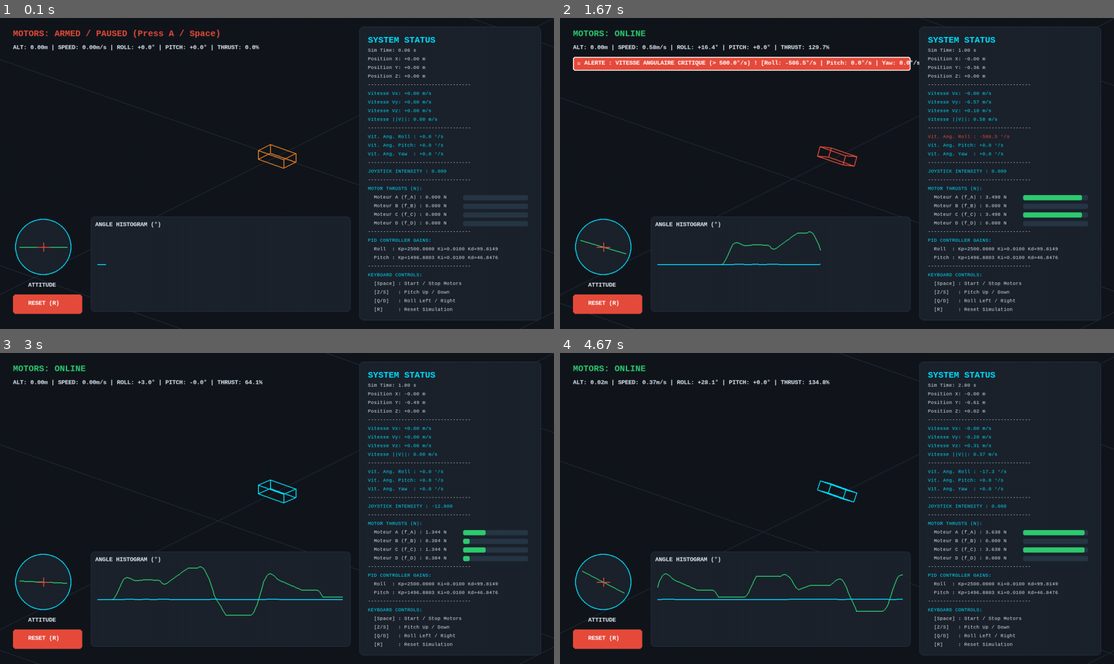
Above: before the commit, frames 1-4 (two rows, left to right).
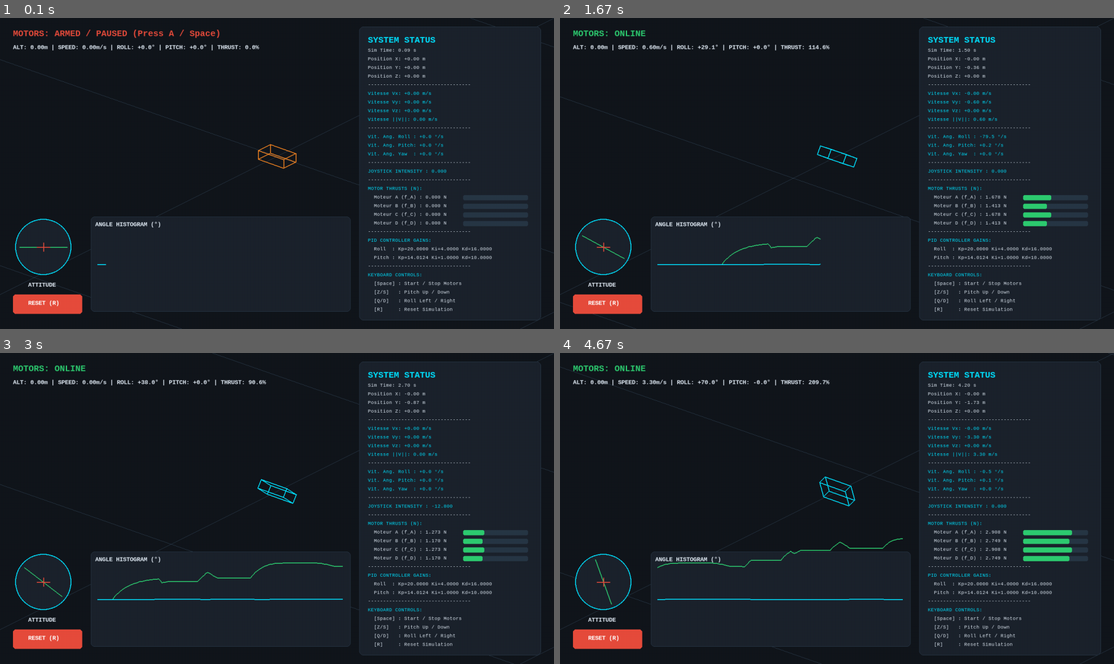
Above: after the commit, the same moments.

Repository: Ixam3002/Drone-code
Game: pygame game, started from simulateur/interface_pygame.py
The game is run twice, just before and just after one commit, with the same random seed, the same clock (stepped at 60 frames per second) and the same inputs.
Inputs:
- Up to frame 1 (0.1 s): no input
- Up to frame 2 (1.67 s): tap Space at 0.33, 1.23, 1.53 s; hold D 0.67-1.13 s; hold D 1.17-1.63 s
- Up to frame 3 (3 s): hold S 1.67-1.97 s; tap Space at 1.73, 2.07, 2.37, 2.73 s; hold D 2-2.63 s; tap Z at 2.15 s; hold S from 2.67 s (still down)
- Up to frame 4 (4.67 s): release S at 3.03 s; hold D 3.07-3.53 s; tap Space at 3.13, 3.43, 3.63, 3.93, 4.13, 4.47 s; hold D 3.57-4.03 s; tap Z at 3.72 s; hold S 4.07-4.37 s; hold D from 4.4 s (still down)

The runs differ from the first frame. In frame 1, 0.2% of the frame differs, in the area x 73-90%, y 9-78%; in frame 2, 4.0%, in the area x 0-100%, y 0-100%; in frame 3, 1.4%; in frame 4, 1.7%.

Commit message:
Improvement of PID control coefficient for drone simulation

Diff:
--- a/simulateur/Donnees_drone.txt
+++ b/simulateur/Donnees_drone.txt
@@ -7,13 +7,13 @@
 Hauteur = 0.05 #m
 Moteur_L = 0.140 #m
 Moteur_l = 0.104 #m
-Matrice_Inertie = [[3746.203e-6, 1.822e-12, 1.185e-12],
-                   [1.822e-12, 1963.533e-6, -0.171e-6],
-                   [1.185e-12, -0.171e-6, 5500.147e-6]]
+Matrice_Inertie = [[3739.841e-6, 2.193e-6, 0.204e-6],
+                   [2.193e-6, 1927.931e-6, 1.403e-6],
+                   [0.204e-6, 1.403e-6, 5454.233e-6]]
 Force_MAX = 3.84
 ###################
 #SIMULATION
 ###################
 k_frot = 0.05
-delta_t = 0.01 #s
+delta_t = 0.015 #s
 T_max = 15  #s
--- a/simulateur/Optimisation_tangage.py
+++ b/simulateur/Optimisation_tangage.py
@@ -24,6 +24,7 @@
 Mat_Inertie = np.array(dic["DONNEE DRONE"]["Matrice_Inertie"])
 
 FORCE_MAX_MOTEUR = dic["DONNEE DRONE"]["Force_MAX"]
+SEUIL_VIT_ANGULAIRE_MAX = 500.0
 
 ###############################
 # Conditions initiales & Config
@@ -34,7 +35,7 @@
 
 pos_in = np.array([0.0, 0.0, 5.0])
 angle_in = np.array([0.0, 0.0, 0.0])
-Stab_Alt = True
+Stab_Alt = False
 
 # Gains d'altitude modérés et stables (maintien Z ~ 5m)
 kp_alt, ki_alt, kd_alt = 4.98980340e+01, 8.24779880e-03, 1.34603797e+00
@@ -144,27 +145,38 @@
             L, l
         )
 
+        pos_ancienne, pos_actuel = np.copy(pos_actuel), np.copy(pos)
+        angle_ancien, angle_actuel = np.copy(angle_actuel), np.copy(angle)
+
         # 6. Intégration dynamique (SANS écraser la position Z)
         pos = dyn.position(pos_actuel, pos_ancienne, Forces, Masse, Delta_t=delta_t)
-        # pos = np.array([pos[0], pos[1], 5])
+        pos = np.array([pos[0], pos[1], 5])
         angle = dyn.angle(angle_actuel, angle_ancien, Moments, Mat_Inertie, Delta_t=delta_t)
 
         vit = (pos - pos_actuel) / delta_t
+
+        # --- CALCUL DE LA VITESSE ANGULAIRE (°/s) ---
+        vitesse_angulaire_rad = (angle - angle_actuel) / delta_t
+        vitesse_angulaire_deg = np.degrees(vitesse_angulaire_rad)  # [w_roll, w_pitch, w_yaw] en °/s
+        norme_vit_angulaire = np.linalg.norm(vitesse_angulaire_deg)
+
+        # Vérification du dépassement de la limite (225°/s)
+        alerte_vitesse_angulaire = np.any(np.abs(vitesse_angulaire_deg) > SEUIL_VIT_ANGULAIRE_MAX)
 
         # Sécurités : instabilité (> 90°) ou crash sol
         if np.isnan(angle).any() or np.isnan(pos).any() or abs(angle[0]) > (np.pi / 2) or abs(angle[1]) > (np.pi / 2):
             echec_simulation = True
             break
 
-        if pos[2] <= 0.0:
+        if pos[2] <= 0.0 or alerte_vitesse_angulaire:
             echec_simulation = True
             break
 
-        # Mise à jour des états
-        pos_ancienne = np.copy(pos_actuel)
-        pos_actuel = np.copy(pos)
-        angle_ancien = np.copy(angle_actuel)
-        angle_actuel = np.copy(angle)
+        # # Mise à jour des états
+        # pos_ancienne = np.copy(pos_actuel)
+        # pos_actuel = np.copy(pos)
+        # angle_ancien = np.copy(angle_actuel)
+        # angle_actuel = np.copy(angle)
 
         # 7. Historique & Calcul d'erreur ITAE
         historique_t.append(t)
@@ -204,14 +216,14 @@
         return 1e6
 
     # Pénalise l'erreur d'angle et la dérive d'altitude
-    cout_total =  err_angle
+    cout_total =  2*err_angle + 1.0*err_vit_x
 
     return cout_total
 
 bornes = [
-    (0.01, 1500.0),  # Kp_pitch
-    (0.01, 50.0),  # Ki_pitch
-    (0.01, 100.0),  # Kd_pitch
+    (0.01, 30.0),  # Kp_pitch
+    (0.01, 20.0),  # Ki_pitch
+    (0.01, 20.0),  # Kd_pitch
 ]
 
 res = differential_evolution(
--- a/simulateur/interface_pygame.py
+++ b/simulateur/interface_pygame.py
@@ -86,8 +86,8 @@
 drone_demarre = False
 
 
-kp_pitch, ki_pitch, kd_pitch = 1.49688032e+03, 1.00000000e-02, 4.68476324e+01
-kp_roll, ki_roll, kd_roll = 2.5000000e+03, 1.0000000e-02, 9.9814911e+01
+kp_pitch, ki_pitch, kd_pitch = 14.0123754,   1.0, 10.0
+kp_roll, ki_roll, kd_roll = 20.0, 4.0, 16.0
 kp_alt, ki_alt, kd_alt = 4.98980340e+01, 8.24779880e-03, 1.34603797e+00
 
 axes_active = [True, True, True]  # [Roll, Pitch, Yaw]
--- a/simulateur/resultat.txt
+++ b/simulateur/resultat.txt
@@ -1,63 +1,27 @@
-[0.41791222 0.02302159 0.09006503
-
-0.20786071 0.20514882 0.06909585
- 0.92536784
-
- 0.08400934 0.19992316]
-
- roulis
- Kp optimal = 1.0623
-Ki optimal = 0.3404
-Kd optimal = 0.7151
-
-[0.2516128  0.91287775 0.05061698
- 0.13626217 0.09146669 0.06732434
- 0.9991165
- 0.09435317 0.08793206][2.43645167 0.64845083 0.72767396 0.09036539 0.09039222 0.05968925
- 0.0968886  0.09746896]
-
-
- [0.15681563 0.38833467 0.02945666
- 0.10625347 0.11040194 0.08253291
- 0.08261038 0.10448126]
-
- [3.06344614 0.         0.07482372
- 0.08       0.11101291 0.04208411
- 0.13441858 0.10005856]
-
- [0.2138368  0.7625279  0.03757093 0.12112806 0.08041055 0.08507451
- 0.08375795 0.10931067]
-
- [0.33644784 0.00273889 0.35099671 0.13695531 0.09999907 0.08671532
- 0.09585467 0.09253616]
-
-
-  x = [1.49777239 0.30323324 0.023925
-   0.08487205 0.07479021 0.09204365
- 0.09146912 0.10394334]
-
-
- [2.84527415 0.18265867 0.04060519
-  0.09280959 0.09586977 0.09277935
- 0.09546648 0.09293052], tps = 4.79s,
-
- x = [4.37274459 0.23640114 0.07577104
-  0.13348314 0.10681354 0.09351382
- 0.1388413  0.09488815], tps = 1.97s, cout = 2.43
-
-
- [0.20935846 0.77272535 0.0449291  0.09889873 0.08793403 0.0534536
- 0.12930313 0.0815838 ], cout = 92.25046251503306
-
- x = [0.25706289 0.21090323 0.03171983
- 0.08       0.10182766 0.04
- 0.14       0.10081065], cout = 62.5822581511828
-
-
- solution : [0.3936497  0.         0.03388696 0.14       0.10587303]
-
+ SIMULATION dt = 0.01s
+                               Kp          Ki            Kd
  tangage : solution : [1.49688032e+03 1.00000000e-02 4.68476324e+01]
  roulis : solution : [2.5000000e+03 1.0000000e-02 9.9814911e+01]
  altitude : [6.51000205e+03 4.45073717e+02 1.00000000e-02]
  altitude 2 : 4.98980340e+01 8.24779880e-03 1.34603797e+00
- [9077.74464587  188.0388278  1786.8810261 ]
+
+
+SIMULATION dt = 0.015 s
+              Kp          Ki            Kd
+Pitch : 1.49913967e+03 1.00000000e-02 4.66944202e+01
+
+
+SIMULATION dt = 0.015 s with square wave signal amplitude 15 deg
+
+pitch : 32.88966909  3.63471632  8.01676833 -> good and smooth
+
+SIMULATION dt = 0.015 s with square wave signal amplitude 15 deg and -10 deg
+pitch : 18.90284202 17.57698247 12.03158016 -> good and smooth, obtain if poids = Masse * g without angle
+pitch : 5.00000000e+01 1.00000000e-02 1.77541042e+01 -> very reactive, high rotation speed
+pitch : 14.0123754   0.05101609 20. -> back to 0 very low du to low coefficient ki
+
+
+
+SIMULATION dt = 0.015s test in interface_pygame
+pitch : 14.0123754   1.0 10.0 -> best result very rapid and smooth
+roll : 20.0, 4.0, 16.0 -> very good and smooth
